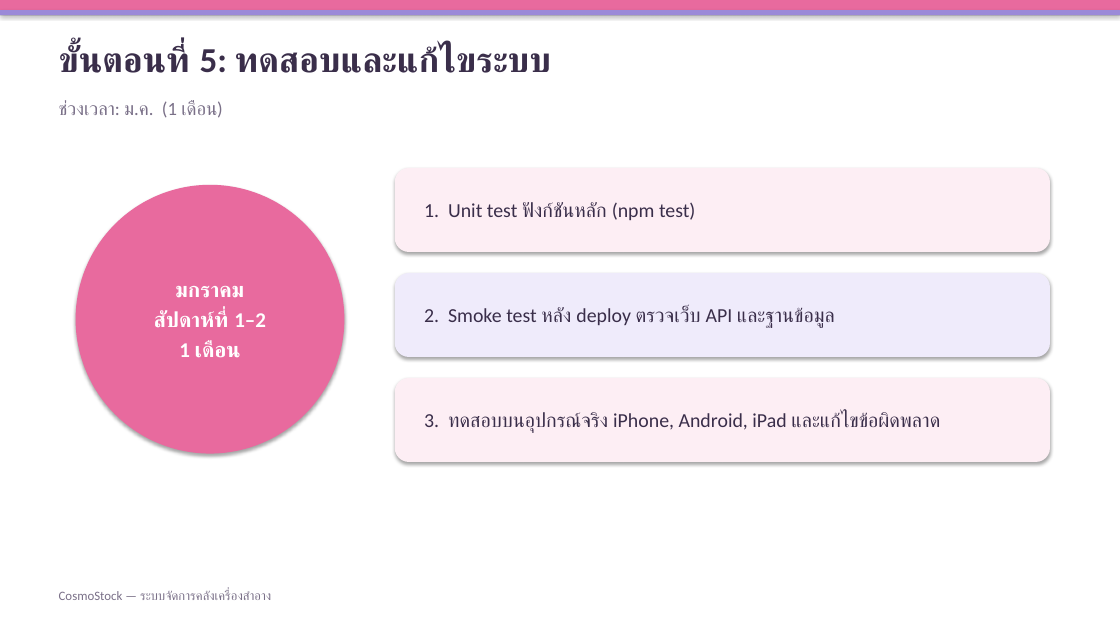
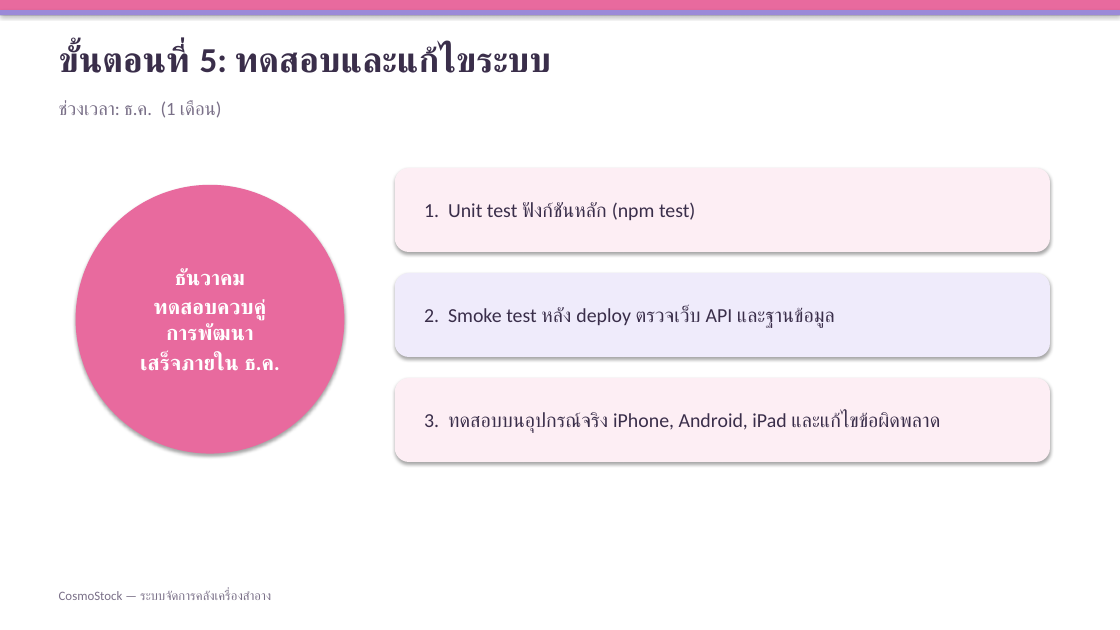
Before and after one commit to chakkrit4456/Cosmo-stock, a slide deck: slide 5 of doc/CosmoStock-ขั้นตอนการดำเนินงาน.pptx. Drawn at 1120x630 pixels with LibreOffice and Linux fonts; fonts in the diff are those of the drawing. Boxes give left, top, right and bottom in pixels: in the first picture for what was removed or moved away, otherwise in the second. Text is boxed around its words. In the diff, an @@ line names an element or a change of style, - is before the commit and + after.

```diff
--- a/doc/CosmoStock-ขั้นตอนการดำเนินงาน.pptx
+++ b/doc/CosmoStock-ขั้นตอนการดำเนินงาน.pptx
@@ text at (59, 100, 222, 118): text changed @@
-ช่วงเวลา: ม.ค. (1 เดือน)
+ช่วงเวลา: ธ.ค. (1 เดือน)
@@ text in ellipse at (140, 268, 280, 371): text changed @@
-มกราคม
-สัปดาห์ที่ 1–2
-1 เดือน
+ธันวาคม
+ทดสอบควบคู่การพัฒนา
+เสร็จภายใน ธ.ค.
```
Also in this commit, not shown: 2 other slides changed.
